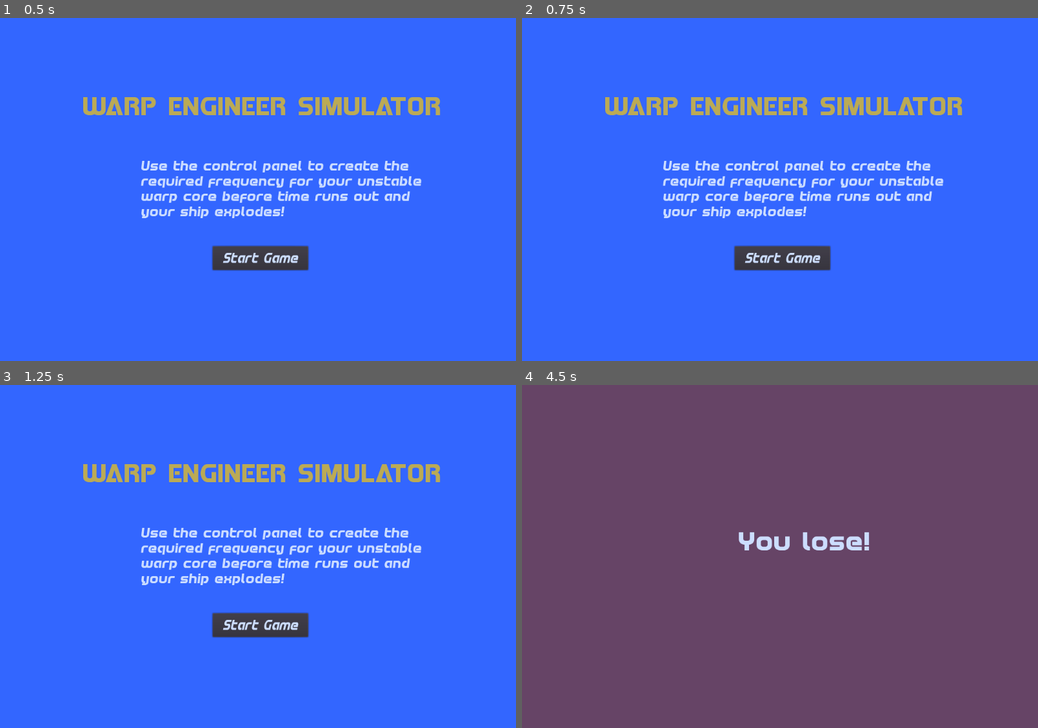
Above: before the commit, frames 1-4 (two rows, left to right).
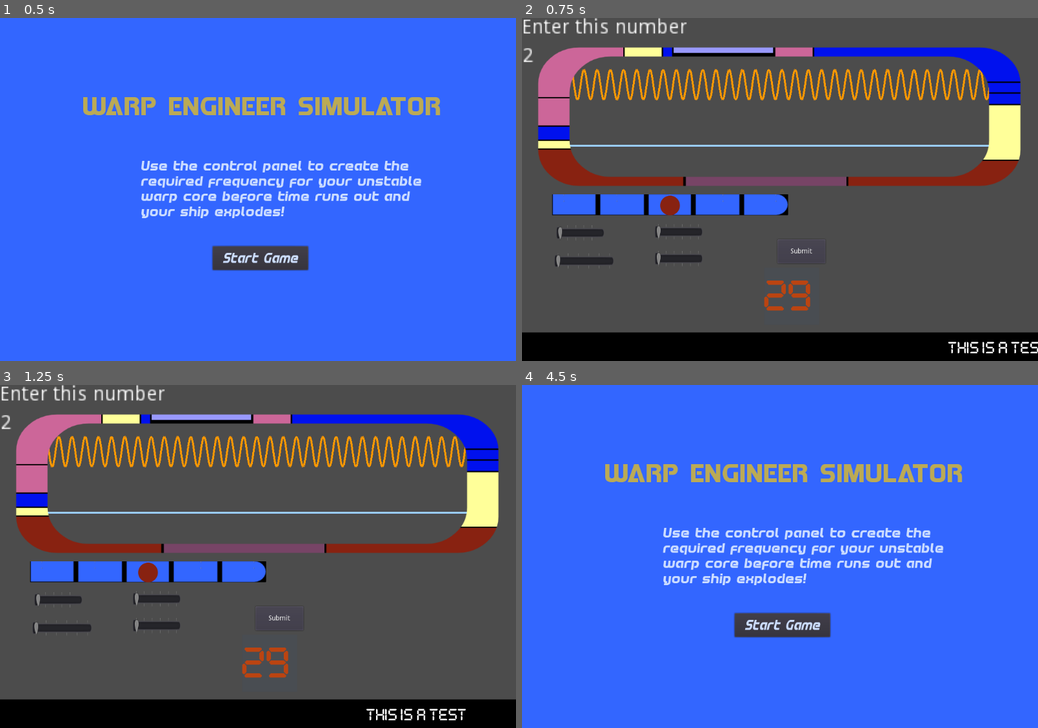
Above: after the commit, the same moments.

Repository: squiggle-at-squiggle/LDJam49
Game: Godot game, scene res://Scenes/Main.tscn
Same seed, same stepped clock (60 frames per second), same inputs: the game is played once before the commit and once after it.
Inputs (mouse positions are in pixels of both pictures, inside the frame that each line leads up to):
- Up to frame 1 (0.5 s): no input
- Up to frame 2 (0.75 s): click "Submit" at 0.5 s
- Up to frame 3 (1.25 s): no input
- Up to frame 4 (4.5 s): click (780, 625) at 1.25 s, where only the run before the commit has a clickable "Start Game"; click "Submit" at 2 s; click "Submit" at 2.75 s; tap Enter at 3.5 s; tap Space at 4.25 s

Frame 1 is identical in both runs. In frame 2, 97% of the frame differs, in the area x 0-100%, y 0-100%; in frame 3, 97%; in frame 4, 100%.

Commit message:
lots of new fuctional ugly

Diff:
--- a/Code/ControlPanel.gd
+++ b/Code/ControlPanel.gd
@@ -5,10 +5,13 @@
 # Declare member variables here. Examples:
 var submission = 0
 var submission2 = 0
+var submission3 = 0
+var submission4 = 0
+var submission5 = 0
 
 # Called when the node enters the scene tree for the first time.
 func _ready():
-	$Control/PlayerScreen.draw_from_puzzle(submission, submission2)
+	$Control/PlayerScreen.draw_from_puzzle(submission, submission2, submission3, submission4, submission5)
 	$MessageBox.create_message("THIS IS A TEST")
 
 # Called every frame. 'delta' is the elapsed time since the previous frame.
@@ -18,11 +21,33 @@
 func _on_Submit_pressed():
 	submission = $Control/SliderOne/HSlider.value
 	submission2 = $Control/SliderTwo/HSlider.value
+	submission3 = $Control/SliderThree/HSlider.value
+	submission4 = $Control/SliderFour/HSlider.value
+	submission5 = $Control/SliderFive/HSlider.value
 	emit_signal("submitted")
 
 
 func _on_SliderOne_changed():
-	$Control/PlayerScreen.draw_from_puzzle($Control/SliderOne/HSlider.value, $Control/SliderTwo/HSlider.value)
+	$Control/PlayerScreen.draw_from_puzzle($Control/SliderOne/HSlider.value,
+		$Control/SliderTwo/HSlider.value, $Control/SliderThree/HSlider.value,
+		$Control/SliderFour/HSlider.value, $Control/SliderFive/HSlider.value)
 
 func _on_SliderTwo_changed():
-	$Control/PlayerScreen.draw_from_puzzle($Control/SliderOne/HSlider.value, $Control/SliderTwo/HSlider.value)
+	$Control/PlayerScreen.draw_from_puzzle($Control/SliderOne/HSlider.value,
+		$Control/SliderTwo/HSlider.value, $Control/SliderThree/HSlider.value,
+		$Control/SliderFour/HSlider.value, $Control/SliderFive/HSlider.value)
+
+func _on_SliderThree_changed():
+	$Control/PlayerScreen.draw_from_puzzle($Control/SliderOne/HSlider.value,
+		$Control/SliderTwo/HSlider.value, $Control/SliderThree/HSlider.value,
+		$Control/SliderFour/HSlider.value, $Control/SliderFive/HSlider.value)
+
+func _on_SliderFive_changed():
+	$Control/PlayerScreen.draw_from_puzzle($Control/SliderOne/HSlider.value,
+		$Control/SliderTwo/HSlider.value, $Control/SliderThree/HSlider.value,
+		$Control/SliderFour/HSlider.value, $Control/SliderFive/HSlider.value)
+
+func _on_SliderFour_changed():
+	$Control/PlayerScreen.draw_from_puzzle($Control/SliderOne/HSlider.value,
+		$Control/SliderTwo/HSlider.value, $Control/SliderThree/HSlider.value,
+		$Control/SliderFour/HSlider.value, $Control/SliderFive/HSlider.value)
--- a/Code/EngineGraph.gd
+++ b/Code/EngineGraph.gd
@@ -70,7 +70,10 @@
 		# Remember last value so we can draw a line in the next iteration
 		prev_pixel_y = pixel_y
 
-func draw_from_puzzle( value1, value2 ):
+func draw_from_puzzle( value1, value2, value3, value4, value5 ):
 	b = 2* value1
 	c = value2
+	a = value3
+	d = value4
+	t = value5
 	update()
--- a/Code/Puzzle.gd
+++ b/Code/Puzzle.gd
@@ -5,6 +5,9 @@
 # Declare member variables here. Examples:
 var solution
 var solution2
+var solution3
+var solution4
+var solution5
 # Called when the node enters the scene tree for the first time.
 func _ready():
 	randomize()
@@ -14,7 +17,10 @@
 func generate_puzzle(slider_min, slider_max):
 	solution = randi() % (int(slider_max) + 1) + int(slider_min)
 	solution2 = randi() % (int(slider_max) + 1) + int(slider_min)
-	$EngineGraph.draw_from_puzzle(solution,solution2)
+	solution3 = randi() % (int(slider_max) + 1) + int(slider_min)
+	solution4 = randi() % (int(slider_max) + 1) + int(slider_min)
+	solution5 = randi() % (int(slider_max) + 1) + int(slider_min)
+	$EngineGraph.draw_from_puzzle(solution,solution2,solution3,solution4,solution5)
 	$Solution.text = str(solution)
 
 # Called every frame. 'delta' is the elapsed time since the previous frame.
--- a/Scenes/ControlPanel.tscn
+++ b/Scenes/ControlPanel.tscn
@@ -6,6 +6,9 @@
 [ext_resource path="res://Scenes/PlayerScreen.tscn" type="PackedScene" id=4]
 [ext_resource path="res://Scenes/SliderTwo.tscn" type="PackedScene" id=5]
 [ext_resource path="res://Scenes/MessageBox.tscn" type="PackedScene" id=6]
+[ext_resource path="res://Scenes/SliderThree.tscn" type="PackedScene" id=7]
+[ext_resource path="res://Scenes/SliderFour.tscn" type="PackedScene" id=8]
+[ext_resource path="res://Scenes/SliderFive.tscn" type="PackedScene" id=9]
 
 [node name="ControlPanel" type="CanvasLayer"]
 script = ExtResource( 1 )
@@ -33,30 +36,48 @@
 anchor_top = 0.5
 anchor_right = 0.5
 anchor_bottom = 0.5
-margin_left = -50.0
-margin_top = 40.0
-margin_right = 50.0
-margin_bottom = 90.0
+margin_left = -5.5
+margin_top = 102.0
+margin_right = 94.5
+margin_bottom = 152.0
 text = "Submit"
 __meta__ = {
 "_edit_use_anchors_": false
 }
 
 [node name="SliderOne" parent="Control" instance=ExtResource( 2 )]
-margin_left = 491.318
-margin_top = 358.624
-margin_right = -463.682
-margin_bottom = -308.376
+margin_left = 71.818
+margin_top = 432.124
+margin_right = -883.182
+margin_bottom = -234.876
 
 [node name="PlayerScreen" parent="Control" instance=ExtResource( 4 )]
 position = Vector2( 75, 225 )
 line_color = "99CCFF"
 
 [node name="SliderTwo" parent="Control" instance=ExtResource( 5 )]
-margin_left = 332.5
-margin_top = 351.5
-margin_right = -622.5
-margin_bottom = -315.5
+margin_left = 63.0
+margin_top = 359.5
+margin_right = -892.0
+margin_bottom = -307.5
+
+[node name="SliderThree" parent="Control" instance=ExtResource( 7 )]
+margin_left = 68.0
+margin_top = 491.0
+margin_right = -887.0
+margin_bottom = -176.0
+
+[node name="SliderFour" parent="Control" instance=ExtResource( 8 )]
+margin_left = 278.0
+margin_top = 486.0
+margin_right = -673.0
+margin_bottom = -178.0
+
+[node name="SliderFive" parent="Control" instance=ExtResource( 9 )]
+margin_left = 277.5
+margin_top = 429.5
+margin_right = -677.5
+margin_bottom = -237.5
 
 [node name="Sprite" type="Sprite" parent="."]
 position = Vector2( 536.5, 207 )
@@ -70,3 +91,6 @@
 [connection signal="pressed" from="Control/Submit" to="." method="_on_Submit_pressed"]
 [connection signal="changed" from="Control/SliderOne" to="." method="_on_SliderOne_changed"]
 [connection signal="changed" from="Control/SliderTwo" to="." method="_on_SliderTwo_changed"]
+[connection signal="changed" from="Control/SliderThree" to="." method="_on_SliderThree_changed"]
+[connection signal="changed" from="Control/SliderFour" to="." method="_on_SliderFour_changed"]
+[connection signal="changed" from="Control/SliderFive" to="." method="_on_SliderFive_changed"]
--- /dev/null
+++ b/Scenes/SliderFive.tscn
@@ -0,0 +1,8 @@
+[gd_scene load_steps=2 format=2]
+
+[ext_resource path="res://Scenes/SliderOne.tscn" type="PackedScene" id=1]
+
+[node name="SliderFive" instance=ExtResource( 1 )]
+
+[node name="HSlider" parent="." index="0"]
+ticks_on_borders = true
--- /dev/null
+++ b/Scenes/SliderFour.tscn
@@ -0,0 +1,8 @@
+[gd_scene load_steps=2 format=2]
+
+[ext_resource path="res://Scenes/SliderOne.tscn" type="PackedScene" id=1]
+
+[node name="SliderFour" instance=ExtResource( 1 )]
+
+[node name="HSlider" parent="." index="0"]
+ticks_on_borders = true
--- /dev/null
+++ b/Scenes/SliderThree.tscn
@@ -0,0 +1,9 @@
+[gd_scene load_steps=2 format=2]
+
+[ext_resource path="res://Scenes/SliderOne.tscn" type="PackedScene" id=1]
+
+[node name="SliderThree" instance=ExtResource( 1 )]
+
+[node name="HSlider" parent="." index="0"]
+margin_right = 124.0
+ticks_on_borders = true
--- a/Scenes/SliderTwo.tscn
+++ b/Scenes/SliderTwo.tscn
@@ -1,16 +1,31 @@
-[gd_scene load_steps=3 format=2]
+[gd_scene load_steps=7 format=2]
 
 [ext_resource path="res://Scenes/SliderOne.tscn" type="PackedScene" id=1]
 [ext_resource path="res://Art/dfb22675-f827-4a3c-b175-c30cc8c438dc.sketchpad.png" type="Texture" id=2]
+[ext_resource path="res://Art/sliders/test-blue-bar.png" type="Texture" id=3]
+
+[sub_resource type="StyleBoxTexture" id=1]
+texture = ExtResource( 3 )
+region_rect = Rect2( 8.46445, 9.45837, 494.162, 44.2453 )
+axis_stretch_horizontal = 2
+
+[sub_resource type="StyleBoxEmpty" id=2]
+
+[sub_resource type="StyleBoxEmpty" id=3]
 
 [node name="SliderTwo" instance=ExtResource( 1 )]
 
 [node name="HSlider" parent="." index="0"]
-margin_left = 0.25
-margin_right = 100.25
-margin_bottom = 50.0
+margin_top = 1.0
+margin_right = 494.0
+margin_bottom = 58.0
 rect_scale = Vector2( 1, 1 )
 size_flags_horizontal = 0
-custom_icons/grabber_highlight = ExtResource( 2 )
 custom_icons/grabber = ExtResource( 2 )
+custom_styles/slider = SubResource( 1 )
+custom_styles/grabber_area_highlight = SubResource( 2 )
+custom_styles/grabber_area = SubResource( 3 )
+max_value = 4.0
 value = 2.0
+tick_count = 5
+ticks_on_borders = true
Not shown: 1 places in Scenes/ControlPanel.tscn that only renumber resources
